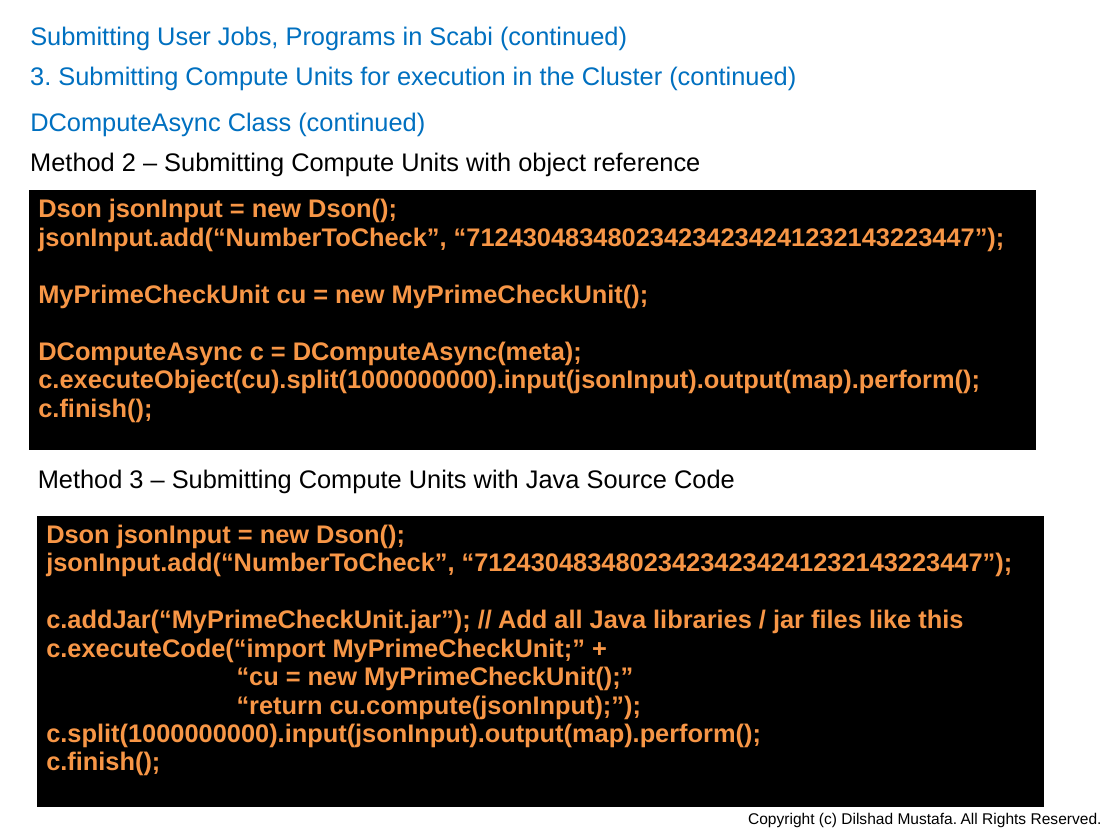
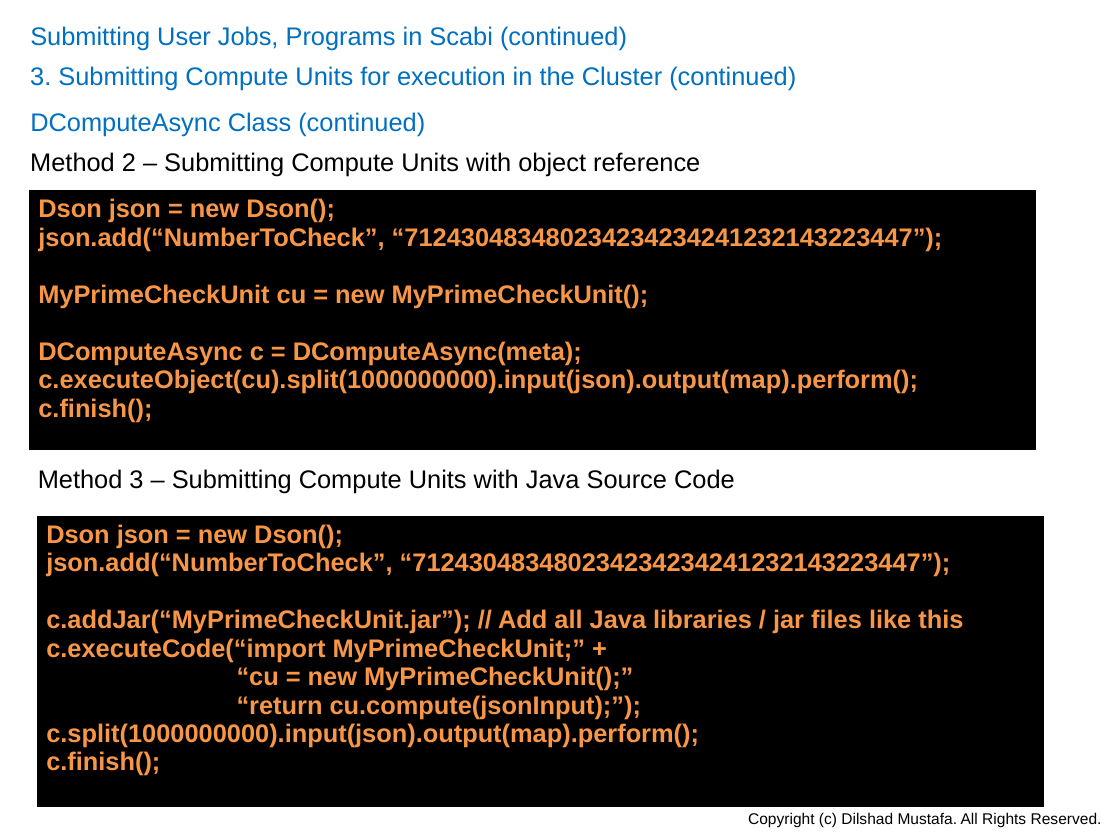
Before and after one commit to dilshadmustafa/scabi, a slide deck: slide 20 of Documentation/Scabi.pptx. Drawn at 1120x840 pixels with LibreOffice and Linux fonts; fonts in the diff are those of the drawing. Boxes give left, top, right and bottom in pixels: in the first picture for what was removed or moved away, otherwise in the second. Text is boxed around its words. In the diff, an @@ line names an element or a change of style, - is before the commit and + after.

```diff
--- a/Documentation/Scabi.pptx
+++ b/Documentation/Scabi.pptx
@@ table at [28, 190, 1037, 751] @@
-row 1, column 1: Dson jsonInput = new Dson(); / jsonInput.add(“NumberToCheck”, “712430483480234234234241232143223447”); / MyPrimeCheckUnit cu = new MyPrimeCheckUnit(); / DComputeAsync c = DComputeAsync(meta); / c.executeObject(cu).split(1000000000).input(jsonInput).output(map).perform(); / c.finish();
+row 1, column 1: Dson json = new Dson(); / json.add(“NumberToCheck”, “712430483480234234234241232143223447”); / MyPrimeCheckUnit cu = new MyPrimeCheckUnit(); / DComputeAsync c = DComputeAsync(meta); / c.executeObject(cu).split(1000000000).input(json).output(map).perform(); / c.finish();
@@ table at [37, 515, 1045, 809] @@
-row 1, column 1: Dson jsonInput = new Dson(); / jsonInput.add(“NumberToCheck”, “712430483480234234234241232143223447”); / c.addJar(“MyPrimeCheckUnit.jar”); // Add all Java libraries / jar files like this / c.executeCode(“import MyPrimeCheckUnit;” + / “cu = new MyPrimeCheckUnit();” / “return cu.compute(jsonInput);”); / c.split(1000000000).input(jsonInput).output(map).perform(); / c.finish();
+row 1, column 1: Dson json = new Dson(); / json.add(“NumberToCheck”, “712430483480234234234241232143223447”); / c.addJar(“MyPrimeCheckUnit.jar”); // Add all Java libraries / jar files like this / c.executeCode(“import MyPrimeCheckUnit;” + / “cu = new MyPrimeCheckUnit();” / “return cu.compute(jsonInput);”); / c.split(1000000000).input(json).output(map).perform(); / c.finish();
```
Also in this commit, not shown: 36 other slides changed, 7 slides added.
